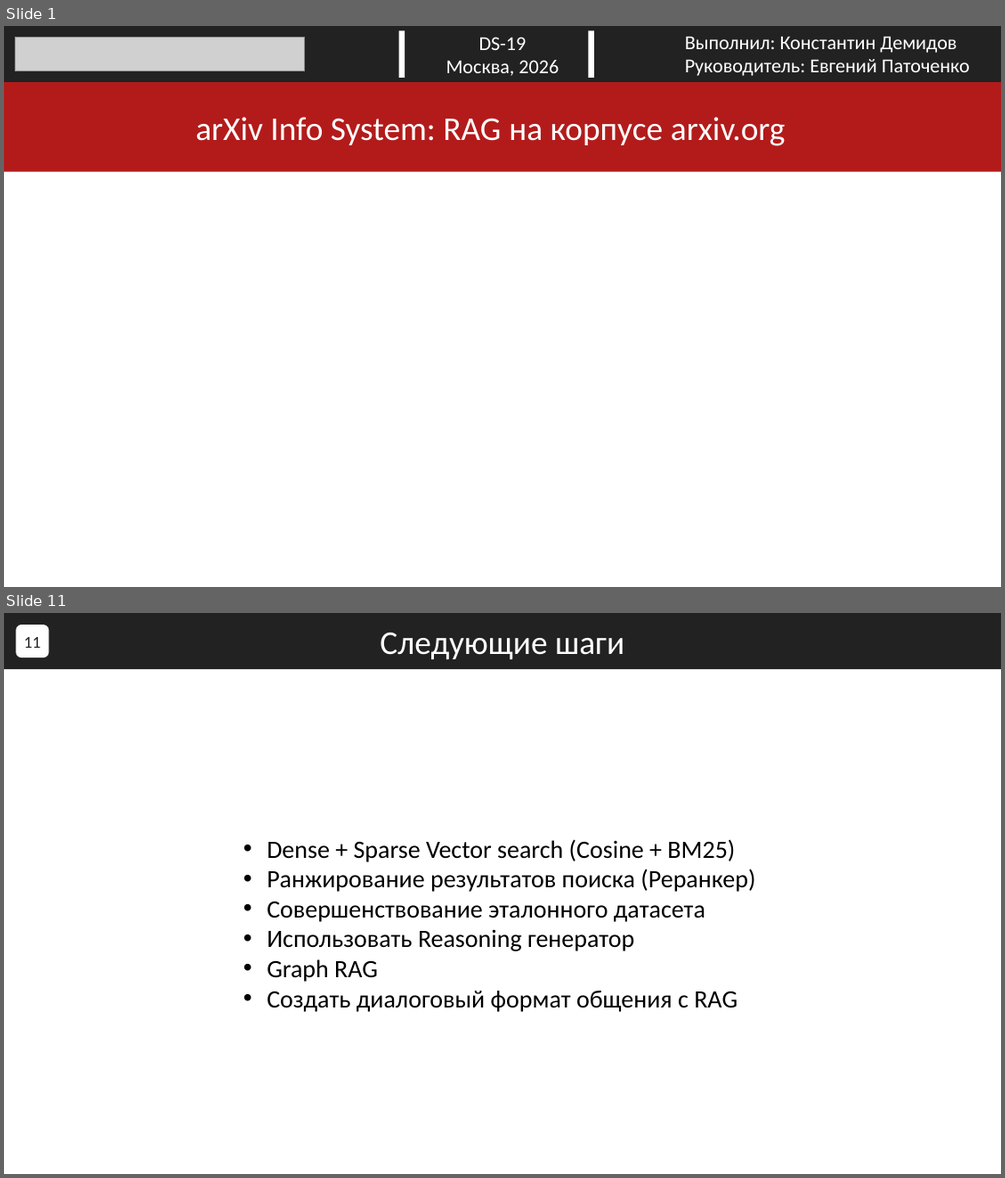
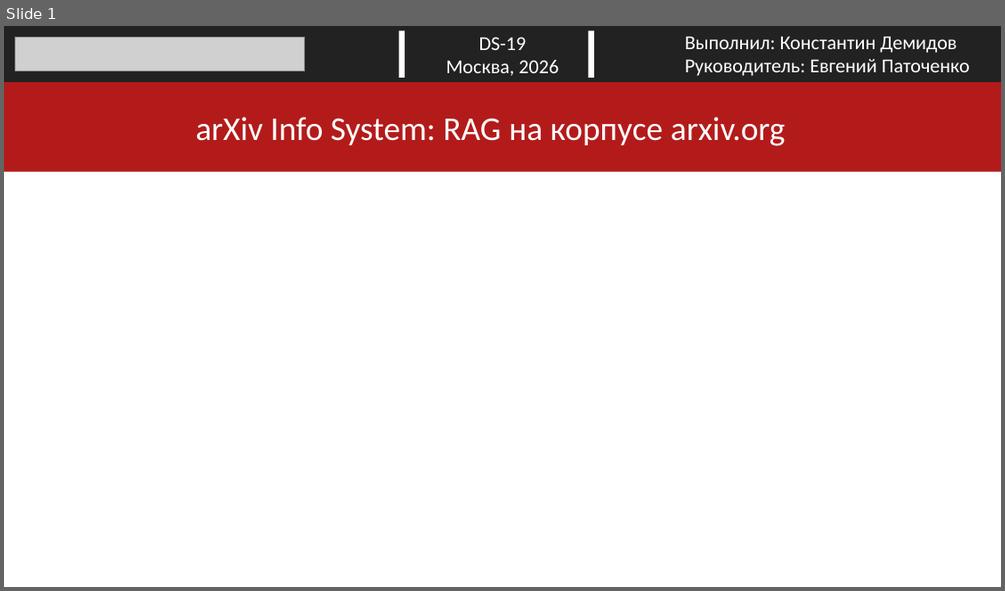
Before and after one commit to ConstDemi/ragarxiv, a slide deck: arXiv_Presentation.pptx. Shown one above the other, each under a label of ours: slides 1 and 11 before the commit, slide 1 after it; the slides between them are not shown. The pictures are 1005x1178 and 1005x591 pixels, drawn with LibreOffice and Linux fonts; fonts in the diff are those of the drawing; grey boxes stand for pictures. Boxes give left, top, right and bottom in pixels: in the first picture for what was removed or moved away, otherwise in the second. Text is boxed around its words. In the diff, an @@ line names an element or a change of style, - is before the commit and + after.

```diff
--- a/arXiv_Presentation.pptx
+++ b/arXiv_Presentation.pptx
@@ slide 11 removed at bbox=[4, 613, 1001, 1174], background #FFFFFF @@
@@ rectangle removed at bbox=[4, 613, 1001, 669] @@
-Следующие шаги
@@ rounded rectangle removed at bbox=[16, 625, 48, 657] @@
-ё
@@ page number removed at bbox=[24, 637, 40, 648] @@
-11
@@ text removed at bbox=[267, 839, 755, 1012] @@
-• Dense + Sparse Vector search (Cosine + BM25)
-• Ранжирование результатов поиска (Реранкер)
-• Совершенствование эталонного датасета
-• Использовать Reasoning генератор
-• Graph RAG
-• Создать диалоговый формат общения с RAG
```
Also in this commit, not shown: 9 slides changed, 1 slide added, 3 other slides removed.
